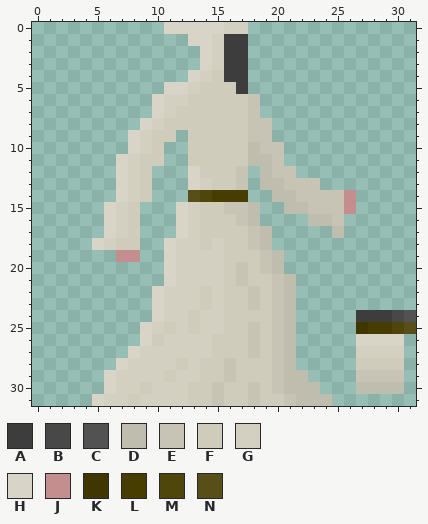
Pixel-art sprite, stored at ProjBeyond.gmx/sprites/images/sprCultist_1.png. The picture above was drawn from the file before the commit.
The file is 32x32 pixels. Colours within 5 levels of each other are drawn and written as one.
Palette (. is transparent): A #3d3d3d  B #484848  C #525252  D #bfbdad  E #c8c4b5  F #d0ccbb  G #d4d0c1  H #d8d4c7  J #c48e8e  K #403700  L #473d00  M #4f460b  N #584f18
After the commit:
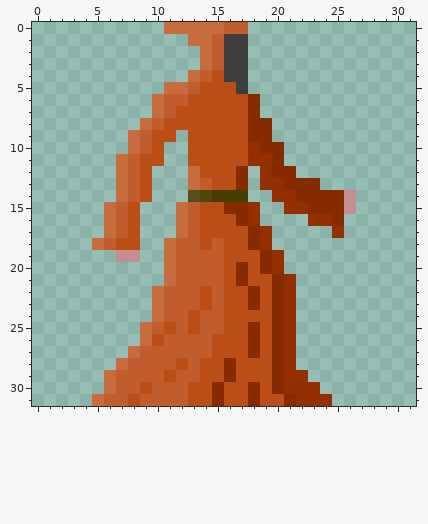
Edits made:
Colour D changes from #bfbdad to #943000.
Colour E changes from #c8c4b5 to #862b00.
Colour F changes from #d0ccbb to #bb4d17.
Colour G changes from #d4d0c1 to #c15d2c.
Colour H changes from #d8d4c7 to #c66c3f.
Colour A is gone in row 24 at x 27 to 29.
Colour B is gone in row 24 at x 30.
Colour C is gone in row 24 at x 31.
Colour D is gone in row 30 at x 27 to 30.
Colour E is gone in row 29 at x 27 to 30.
Colour F is gone in row 28 at x 27 to 30.
Colour G is gone in row 27 at x 27 to 30.
Colour H is gone in row 26 at x 27 to 30.
Colour K is gone in row 25 at x 27.
Colour L is gone in row 25 at x 28 to 29.
Colour M is gone in row 25 at x 30.
Colour N is gone in row 25 at x 31.
